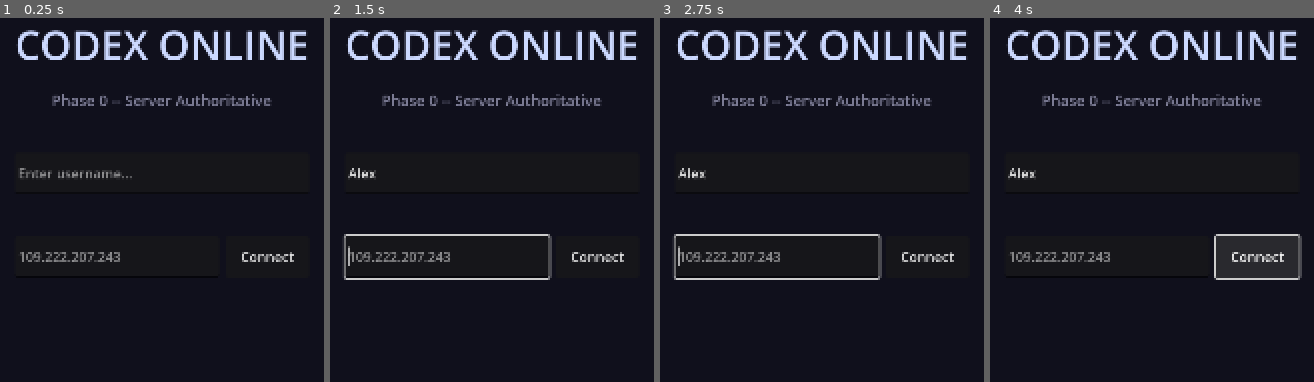
Above: before the commit, frames 1-4 (left to right).
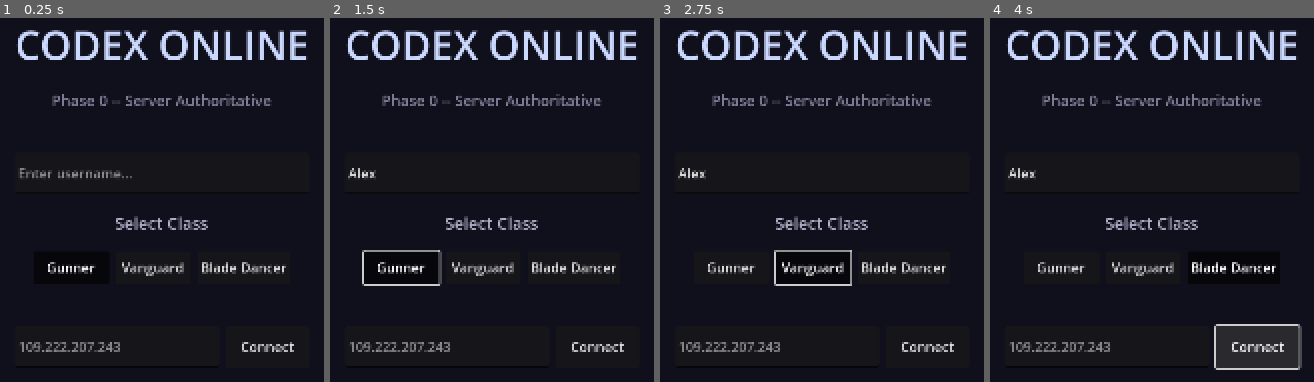
Above: after the commit, the same moments.

Repository: lanathlor/pyrrhic-stars
Game: Godot game, scene res://scenes/main.tscn
The game is run twice, just before and just after one commit, with the same random seed, the same clock (stepped at 60 frames per second) and the same inputs.
Inputs (mouse positions are in pixels of both pictures, inside the frame that each line leads up to):
- Up to frame 1 (0.25 s): no input
- Up to frame 2 (1.5 s): click (492, 174) at 0.52 s; type "Alex" at 0.6 s; click (401, 269) at 1.25 s, where only the run after the commit has a clickable "Gunner"
- Up to frame 3 (2.75 s): click (812, 269) at 2 s, where only the run after the commit has a clickable "Vanguard"
- Up to frame 4 (4 s): click (1233, 269) at 2.75 s, where only the run after the commit has a clickable "Blade Dancer"; click "Connect" at 3.5 s

The runs differ from the first frame. In frame 1, 2.9% of the frame differs, in the area x 6-91%, y 54-92%; in frame 2, 4.2%; in frame 3, 4.1%; in frame 4, 8.8%, in the area x 6-97%, y 54-97%.

Commit message:
feat: rework dungeon entry — class select at login, instant portal, no lobby
Move class selection from hub (1/2/3 keys) to the login menu screen
with toggle buttons. Portal now teleports individual players instantly
to the arena warmup room — no lobby screen, no ready-up, no leader
check. Grouped players enter the same arena instance independently.

Server changes:
- Skip lobby state: arena zones go straight to StateSpawned on first
  player join, with per-player catch-up flow events for late joiners
- Enemy starts dormant (Alive=false) until fight trigger at Z<12
- Reject teleport inputs >10 units from current position to prevent
  bogus (0,0,0) frames from triggering the fight on zone transfer
- Fix deadlock in AddClient (broadcastGameFlow called under mu.Lock)
- Add spawnPlayer() for single-player initialization on join

Client changes:
- Add class selection ButtonGroup to menu UI
- Send selected class on connect
- Skip arena lobby overlay — spawn directly in warmup room
- Remove 1/2/3 class selection and Enter ready-up keybinds

Tests: arena entry fight-trigger, concurrent tick safety, late-join
catch-up, bogus position rejection

Diff:
--- a/client/scenes/main.gd
+++ b/client/scenes/main.gd
@@ -38,6 +38,7 @@
 var _spawned_players: Dictionary = {}  # peer_id -> CharacterBody3D
 var _spawned_projectiles: Dictionary = {}  # proj_id -> Node3D
 var _local_class: String = "gunner"
+var _class_button_group: ButtonGroup = ButtonGroup.new()
 var _players_node: Node3D
 var _projectiles_node: Node3D
 var _username: String = ""
@@ -158,22 +159,6 @@
 			elif event.keycode == KEY_ALT:
 				_alt_held = event.pressed
 				_update_cursor_mode()
-
-	# Class selection in hub or arena lobby
-	if (state == GameState.HUB or state == GameState.ARENA_LOBBY) and not paused:
-		if event is InputEventKey and event.pressed:
-			if event.physical_keycode == KEY_1:
-				_select_class("gunner")
-			elif event.physical_keycode == KEY_2:
-				_select_class("vanguard")
-			elif event.physical_keycode == KEY_3:
-				_select_class("blade_dancer")
-
-	# Ready toggle in arena lobby
-	if state == GameState.ARENA_LOBBY and not paused:
-		if event is InputEventKey and event.pressed:
-			if event.physical_keycode == KEY_ENTER or event.physical_keycode == KEY_KP_ENTER:
-				_toggle_ready()
 
 	# Hub interactions
 	if state == GameState.HUB and not paused:
@@ -246,6 +231,8 @@
 
 func _on_net_connected() -> void:
 	print("[Main] Connected as peer %d" % NetworkManager.get_my_id())
+	# Send class selected at login
+	NetworkManager.set_player_class(_local_class)
 	_enter_hub()
 
 
@@ -316,7 +303,7 @@
 
 func _update_hub_display() -> void:
 	if _hub_class_label:
-		_hub_class_label.text = "[1] Gunner  [2] Vanguard  [3] Blade Dancer\nSelected: %s" % _local_class.to_upper()
+		_hub_class_label.text = "Class: %s" % _local_class.to_upper()
 
 
 func _update_overhead_name(player: CharacterBody3D, peer_id: int) -> void:
@@ -512,7 +499,7 @@
 	if not _lobby_layer or not _lobby_layer.visible:
 		return
 
-	_lobby_class_label.text = "[1] Gunner   [2] Vanguard   [3] Blade Dancer\nSelected: %s" % _local_class.to_upper()
+	_lobby_class_label.text = "Class: %s" % _local_class.to_upper()
 
 	if not NetworkManager.is_active:
 		_lobby_status_label.text = "Connecting..."
@@ -682,7 +669,24 @@
 		_load_environment(ARENA_SCENE)
 		_create_gate()
 		_create_enemy()
-		_enter_arena_lobby()
+		# Hide enemy until fight starts
+		if _enemy_node:
+			_enemy_node.visible = false
+			_enemy_node.collision_layer = 0
+			_enemy_node.set_physics_process(false)
+		# Open gate so players can walk freely in warmup
+		if _gate:
+			_gate.visible = false
+			_gate.use_collision = false
+		# Spawn local player in warmup room immediately
+		state = GameState.ARENA_LOBBY
+		_lobby_layer.visible = false
+		_hub_layer.visible = false
+		_menu_layer.visible = false
+		Input.set_mouse_mode(Input.MOUSE_MODE_CAPTURED)
+		var my_id := NetworkManager.get_my_id()
+		if my_id > 0:
+			_spawn_player(my_id, _local_class, LOBBY_SPAWN)
 	else:
 		_unload_environment()
 		_load_environment(HUB_SCENE)
@@ -1024,6 +1028,32 @@
 	_username_input.max_length = 20
 	vbox.add_child(_username_input)
 
+	# Class selection
+	var class_label := Label.new()
+	class_label.text = "Select Class"
+	class_label.horizontal_alignment = HORIZONTAL_ALIGNMENT_CENTER
+	class_label.add_theme_font_size_override("font_size", 20)
+	class_label.add_theme_color_override("font_color", Color(0.7, 0.7, 0.8))
+	vbox.add_child(class_label)
+
+	var class_hbox := HBoxContainer.new()
+	class_hbox.add_theme_constant_override("separation", 8)
+	class_hbox.alignment = BoxContainer.ALIGNMENT_CENTER
+	vbox.add_child(class_hbox)
+
+	var classes := ["gunner", "vanguard", "blade_dancer"]
+	var class_labels := ["Gunner", "Vanguard", "Blade Dancer"]
+	for i in classes.size():
+		var btn := Button.new()
+		btn.text = class_labels[i]
+		btn.custom_minimum_size = Vector2(90.0, 40.0)
+		btn.toggle_mode = true
+		btn.button_pressed = (classes[i] == _local_class)
+		btn.button_group = _class_button_group
+		var cls: String = classes[i]
+		btn.pressed.connect(func(): _local_class = cls)
+		class_hbox.add_child(btn)
+
 	var spacer2 := Control.new()
 	spacer2.custom_minimum_size.y = 10.0
 	vbox.add_child(spacer2)
Not shown, changed: server/cmd/gateway/main.go
Not shown, added: server/internal/zone/arena_entry_test.go
Not shown, changed: server/internal/zone/zone.go
Not shown, changed: server/internal/zone/zone_test.go
